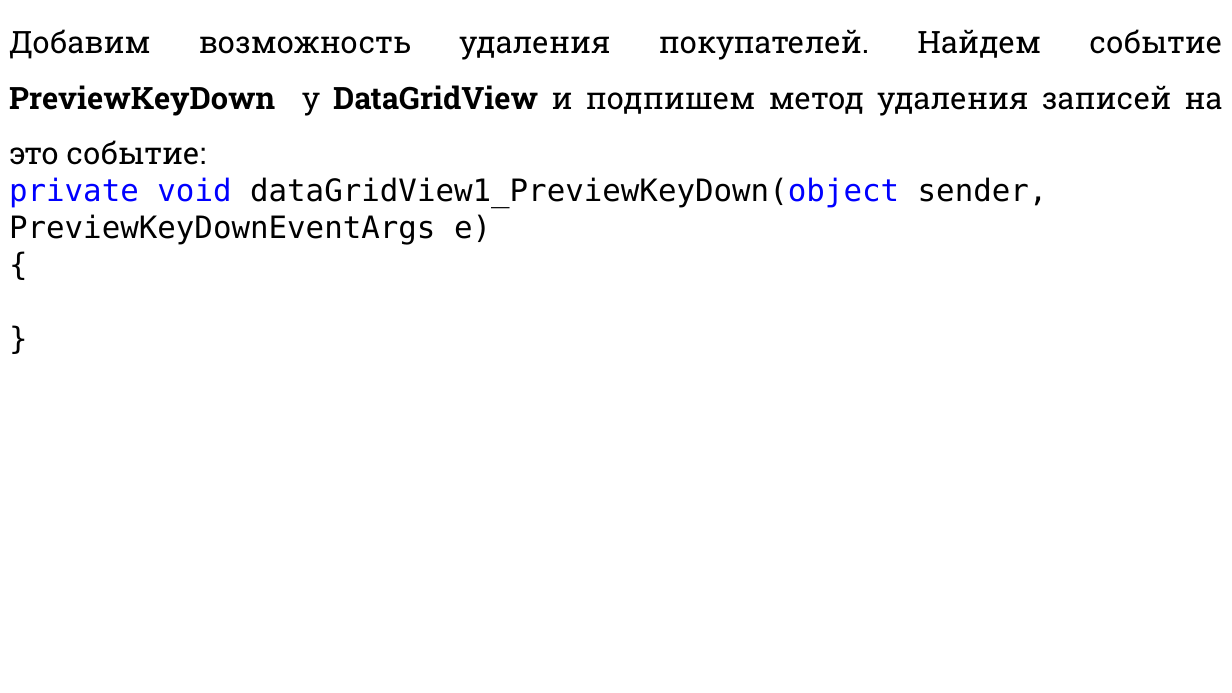
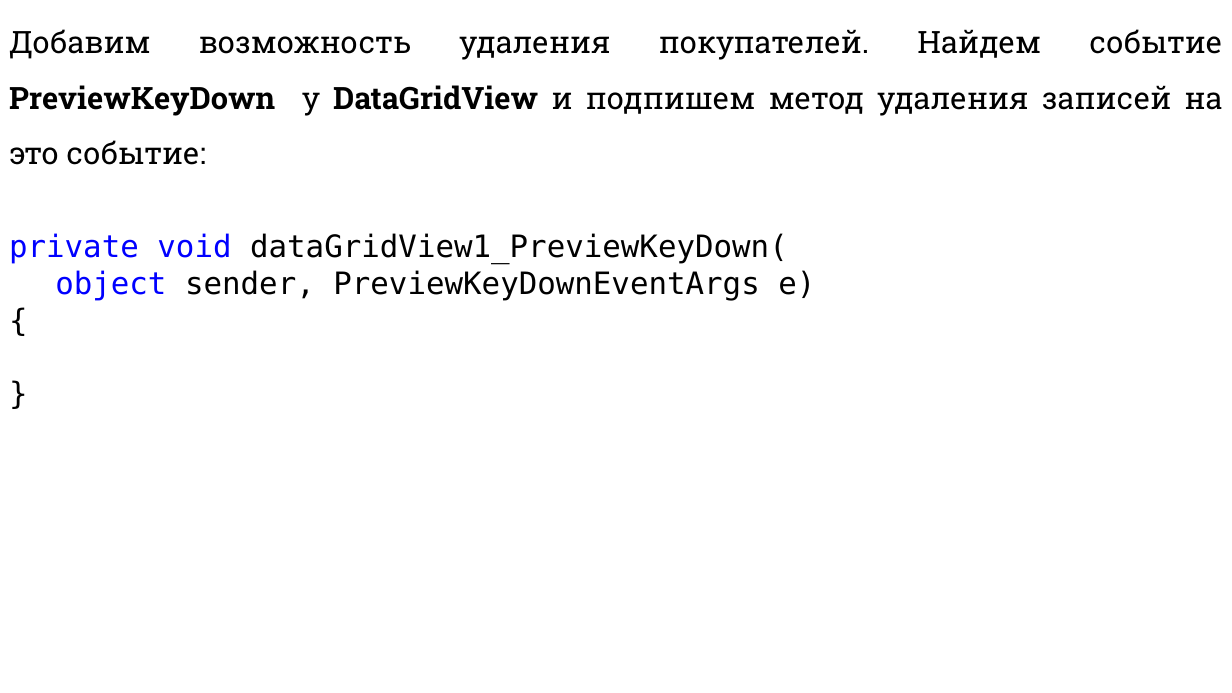
Before and after one commit to DaniilKlyukin/ITiP-3, a slide deck: slide 22 of Лекции/ИТиП 3 лек 8.pptx (slide 20 before the commit). Drawn at 1232x693 pixels with LibreOffice and Linux fonts; fonts in the diff are those of the drawing. Boxes give left, top, right and bottom in pixels: in the first picture for what was removed or moved away, otherwise in the second. Text is boxed around its words. In the diff, an @@ line names an element or a change of style, - is before the commit and + after.

```diff
--- a/Лекции/ИТиП 3 лек 8.pptx
+++ b/Лекции/ИТиП 3 лек 8.pptx
@@ text at [9,233,815,300]: text changed @@
-private void dataGridView1_PreviewKeyDown(object sender, PreviewKeyDownEventArgs e)
+private void dataGridView1_PreviewKeyDown(
+object sender, PreviewKeyDownEventArgs e)
```
Also in this commit, not shown: 5 other slides changed, 2 slides added, 3 other files.
